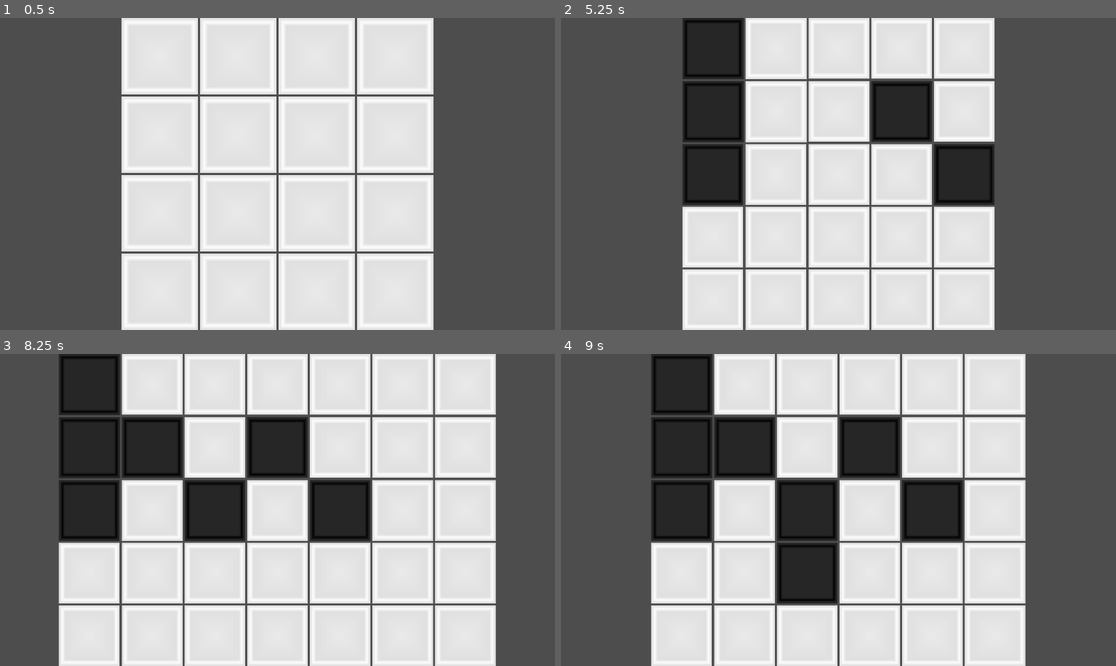
Above: before the commit, frames 1-4 (two rows, left to right).
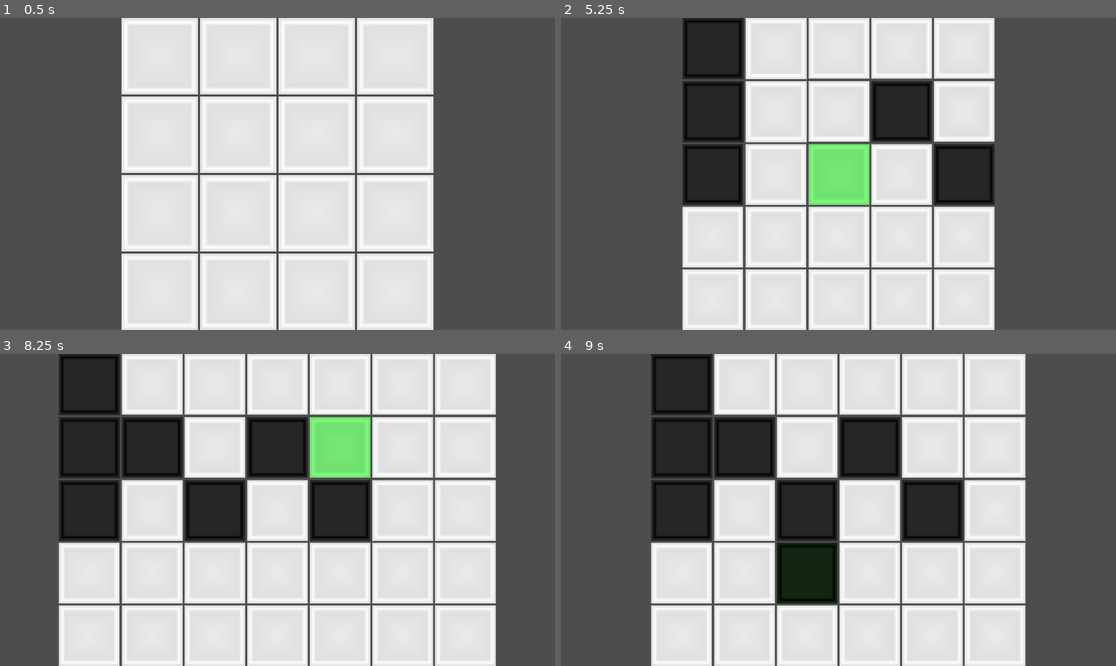
Above: after the commit, the same moments.

Repository: robotabc773/Brackeys2024.1
Game: Godot game, scene res://scenes/editor.tscn
The game is run twice, just before and just after one commit, with the same random seed, the same clock (stepped at 60 frames per second) and the same inputs.
Inputs (mouse positions are in pixels of both pictures, inside the frame that each line leads up to):
- Up to frame 1 (0.5 s): no input
- Up to frame 2 (5.25 s): tap Enter at 0.5, 2, 3.5 s; hold D 0.53-1.28 s; tap C every 0.75 s from 0.6 to 5.1 s; click (838, 174) at 0.67 s; tap Space at 1.25, 2.75, 4.25 s; move the mouse to (727, 189) at 1.27 s; hold S 1.28-2.03 s; click (727, 189) at 1.42 s; move the mouse to (894, 105) at 2.02 s; hold D 2.03-2.78 s; click (894, 105) at 2.17 s; move the mouse to (810, 236) at 2.77 s; hold W 2.78-3.53 s; click (810, 236) at 2.92 s; move the mouse to (1005, 220) at 3.52 s; hold A 3.53-5.03 s; click (1005, 220) at 3.67 s; move the mouse to (672, 127) at 4.27 s; click (672, 127) at 4.42 s; move the mouse to (866, 174) at 5.02 s; hold S from 5.03 s (still down); click (866, 174) at 5.17 s
- Up to frame 3 (8.25 s): move the mouse to (194, 432) at 5.77 s; release S at 5.78 s; hold D 5.78-6.53 s; tap C every 0.75 s from 5.85 to 8.1 s; click (194, 432) at 5.92 s; move the mouse to (399, 494) at 6.52 s; hold W 6.53-7.28 s; click (399, 494) at 6.67 s; move the mouse to (166, 525) at 7.27 s; hold D 7.28-8.03 s; click (166, 525) at 7.42 s; move the mouse to (333, 441) at 8.02 s; hold S from 8.03 s (still down); click (333, 441) at 8.17 s
- Up to frame 4 (9 s): move the mouse to (810, 572) at 8.77 s; release S at 8.78 s; hold A from 8.78 s (still down); tap C at 8.85 s; click (810, 572) at 8.92 s

Frame 1 is identical in both runs. In frame 2, 2.2% of the frame differs, in the area x 44-56%, y 40-60%; in frame 3, 2.1%; in frame 4, less than 0.1%.

Commit message:
tile highlighting

Diff:
--- a/objects/tile.tscn
+++ b/objects/tile.tscn
@@ -1,6 +1,6 @@
 [gd_scene load_steps=3 format=3 uid="uid://bawse0x2a8v0b"]
 
-[ext_resource type="Texture2D" uid="uid://6pbgru47ympg" path="res://sprites/tile_empty.tres" id="1_3daci"]
+[ext_resource type="Texture2D" uid="uid://yfy6otlugri0" path="res://sprites/tile_light.tres" id="1_f706d"]
 [ext_resource type="Script" path="res://scripts/tile.gd" id="2_1x3sg"]
 
 [node name="Tile" type="TextureRect"]
@@ -8,7 +8,7 @@
 offset_bottom = 64.0
 size_flags_horizontal = 3
 size_flags_vertical = 3
-texture = ExtResource("1_3daci")
+texture = ExtResource("1_f706d")
 expand_mode = 1
 stretch_mode = 5
 script = ExtResource("2_1x3sg")
--- a/scripts/grid.gd
+++ b/scripts/grid.gd
@@ -9,14 +9,19 @@
 
 # Internal array of _states, should not be accessed directly
 var _states : Array[Tile.State]
-
+# Internal array of highlights, should not be accessed directly
+var _highlights : Array[Tile.Highlight]
 
 # Constructor, initializes members
-func _init(r : int, c : int, s : Array[Tile.State]) -> void:
+func _init(r : int, c : int, s : Array[Tile.State], h : Array[Tile.Highlight] = []) -> void:
 	assert(r * c == s.size(), "Grid improperly initialized")
 	num_rows = r
 	num_cols = c
 	_states = s
+	_highlights = h
+	if not _highlights:
+		_highlights.resize(s.size())
+		_highlights.fill(Tile.Highlight.NONE)
 
 
 ## Turn an index in the _states array into a position on the grid
@@ -24,21 +29,29 @@
 	@warning_ignore("integer_division")
 	return Vector2i(i % num_cols, i / num_cols)
 
+## Turn a pos into a tile index, should rarely be used outside this class
+func pos_to_index(pos : Vector2i) -> int:
+	return pos.y * num_cols + pos.x
 
 ## Returns true iff the given position is inside the grid
 func valid_pos(pos : Vector2i) -> bool:
 	return pos.y >= 0 and pos.y <= num_rows - 1 and pos.x >= 0 and pos.x <= num_cols - 1
 
-
 ## Gets the state at a given position
 func get_state(pos : Vector2i) -> Tile.State:
-	return _states[pos.y * num_cols + pos.x]
-
+	return _states[pos_to_index(pos)]
 
 ## Sets the state at a given position
 func set_state(pos : Vector2i, state : Tile.State) -> void:
-	_states[pos.y * num_cols + pos.x] = state
+	_states[pos_to_index(pos)] = state
 
+## Gets the highlight at a given position
+func get_highlight(pos : Vector2i) -> Tile.Highlight:
+	return _highlights[pos_to_index(pos)]
+
+## Sets the highlight at a given position
+func set_highlight(pos : Vector2i, highlight : Tile.Highlight) -> void:
+	_highlights[pos_to_index(pos)] = highlight
 
 ## Returns a copy of the grid
 func copy() -> Grid:
--- a/scripts/logic_grid.gd
+++ b/scripts/logic_grid.gd
@@ -97,13 +97,14 @@
 	# Update tool preview
 	if _tool_in_progress:
 		var preview_grid := _tool_initial_grid.copy()
-		var result := current_tool.apply(preview_grid, _tool_path)
-		if result != Tool.Result.FAILURE:
+		var success := current_tool.apply(preview_grid, _tool_path, true)
+		if success:
 			_display_grid = preview_grid
 
 	# Actually display the states in _display_grid
 	for i in _tiles.size():
 		_tiles[i].state = _display_grid.get_state(_display_grid.index_to_pos(i))
+		_tiles[i].highlight = _display_grid.get_highlight(_display_grid.index_to_pos(i))
 
 
 # Resizes/creates the grid
@@ -157,8 +158,8 @@
 		return
 
 	var tool_final_grid := _tool_initial_grid.copy()
-	var result := current_tool.apply(tool_final_grid, _tool_path)
-	if result == Tool.Result.SUCCESS:
+	var success := current_tool.apply(tool_final_grid, _tool_path)
+	if success:
 		_display_grid = tool_final_grid
 		_undo_history.append(UndoState.new(_tool_initial_grid))
 	else:
--- a/scripts/tile.gd
+++ b/scripts/tile.gd
@@ -4,6 +4,9 @@
 
 ## Possible states for a tile
 enum State {LIGHT, DARK}
+
+## Possible highlight colors
+enum Highlight {NONE, RED, GREEN, BLUE}
 
 ## Inverts a given state
 static func invert(s : State) -> State:
@@ -13,13 +16,28 @@
 		return State.DARK
 
 
+## Get the canonical color for a given highlight
+static func highlight_to_color(h : Highlight) -> Color:
+	match h:
+		Highlight.NONE:
+			return Color(1, 1, 1, 1)
+		Highlight.RED:
+			return Color(1, 0.5, 0.5, 1)
+		Highlight.GREEN:
+			return Color(0.5, 1, 0.5, 1)
+		Highlight.BLUE:
+			return Color(0.5, 0.5, 1, 1)
+		_:
+			assert(false, "Unimplemented highlight")
+			return Color(1, 1, 1, 1)
+
 #const empty_tex = preload("res://Sprites/tile_empty.tres")
 const dark_tex : Texture = preload("res://sprites/tile_dark.tres")
 const light_tex : Texture = preload("res://sprites/tile_light.tres")
 
 
 ## The current state of the tile, setting also changes the texture
-var state : State:
+var state : State = State.LIGHT:
 	set(value):
 		match value:
 			State.LIGHT:
@@ -27,3 +45,9 @@
 			State.DARK:
 				texture = dark_tex
 		state = value
+
+## The current highlight color of the tile
+var highlight : Highlight = Highlight.NONE:
+	set(value):
+		highlight = value
+		modulate = highlight_to_color(highlight)
--- a/scripts/tools/tool.gd
+++ b/scripts/tools/tool.gd
@@ -2,15 +2,6 @@
 extends Resource
 ## Base class for a tool, shouldn't be used directly
 
-## Possible results of tool application
-enum Result {
-	## Entirely invalid, should not modify the grid
-	FAILURE,
-	## Invalid use, but still useful to show, may modify the grid
-	PREVIEW_ONLY,
-	## Valid use, may modify the grid
-	SUCCESS,
-}
 
 ## Should return true iff the given position is valid to start the tool at
 func valid_start_pos(_grid : Grid, _pos : Vector2i) -> bool:
@@ -18,7 +9,10 @@
 	return false
 
 
-## Apply the tool to the grid, returning the relevant [enum Tools.Result]
-func apply(_grid : Grid, _path : Array[Vector2i]) -> Result:
+## Apply the tool to the grid, returning if the use was valid
+## If returning false should not modify grid
+## When preview is true, should make illegal modifications for UI purposes
+## Can also highlight tiles to display information
+func apply(_grid : Grid, _path : Array[Vector2i], preview := false) -> bool:
 	assert(false, "Unimplemented")
-	return Result.FAILURE
+	return false
--- a/scripts/tools/tool_a.gd
+++ b/scripts/tools/tool_a.gd
@@ -12,11 +12,10 @@
 ## Returns PREVIEW_ONLY if one of the corners isn't light
 ## or the start and end row or column are the same
 ## Returns SUCCESS otherwise
-func apply(grid : Grid, path : Array[Vector2i]) -> Result:
+func apply(grid : Grid, path : Array[Vector2i], preview := false) -> bool:
 	var start_pos := path[0]
 	var end_pos := path[-1]
-	var result := Result.SUCCESS
-	if (
+	if not preview and (
 			# Check if any corners are dark
 			# (don't need to check start_pos because valid_start_pos handles that)
 			grid.get_state(end_pos) == Tile.State.DARK
@@ -25,7 +24,7 @@
 			# Check that start and end row and column are different
 			or start_pos.x == end_pos.x or start_pos.y == end_pos.y
 	):
-		result = Result.PREVIEW_ONLY
+		return false
 
 	var low_x := mini(start_pos.x, end_pos.x)
 	var high_x := maxi(start_pos.x, end_pos.x)
@@ -39,4 +38,4 @@
 		grid.set_state(Vector2i(start_pos.x, y), Tile.State.DARK)
 		grid.set_state(Vector2i(end_pos.x, y), Tile.State.DARK)
 
-	return result
+	return true
--- a/scripts/tools/tool_b.gd
+++ b/scripts/tools/tool_b.gd
@@ -6,12 +6,16 @@
 
 
 ## Apply the tool to the grid, returning the relevant [enum Tools.Result]
-func apply(grid : Grid, path : Array[Vector2i]) -> Result:
-	var result := Result.SUCCESS
-	if path.size() < 4:
-		result = Result.PREVIEW_ONLY
+func apply(grid : Grid, path : Array[Vector2i], preview := false) -> bool:
+	if not preview and path.size() < 4:
+		return false
 
 	for pos : Vector2i in path.slice(0, 4):
 		grid.set_state(pos, Tile.invert(grid.get_state(pos)))
+		if preview:
+			if path.size() < 4:
+				grid.set_highlight(pos, Tile.Highlight.RED)
+			else:
+				grid.set_highlight(pos, Tile.Highlight.GREEN)
 
-	return result
+	return true
--- a/scripts/tools/tool_editor.gd
+++ b/scripts/tools/tool_editor.gd
@@ -6,7 +6,9 @@
 
 
 ## Apply the tool to the grid, returning the relevant [enum Tools.Result]
-func apply(grid : Grid, path : Array[Vector2i]) -> Result:
+func apply(grid : Grid, path : Array[Vector2i], preview := false) -> bool:
 	for pos : Vector2i in path:
 		grid.set_state(pos, Tile.invert(grid.get_state(pos)))
-	return Result.SUCCESS
+		if preview:
+			grid.set_highlight(pos, Tile.Highlight.GREEN)
+	return true
--- a/scripts/tools/tool_test.gd
+++ b/scripts/tools/tool_test.gd
@@ -5,8 +5,13 @@
 	return true
 
 
-## Apply the tool to the grid, returning the relevant [enum Tools.Result]
-func apply(grid : Grid, path : Array[Vector2i]) -> Result:
+## Apply the tool to the grid, returning if the use was valid
+## If returning false should not modify grid
+## When preview is true, should make illegal modifications for UI purposes
+## Can also highlight tiles to display information
+func apply(grid : Grid, path : Array[Vector2i], preview := false) -> bool:
 	for pos : Vector2i in path:
 		grid.set_state(pos, Tile.State.DARK)
-	return Result.SUCCESS
+		if preview:
+			grid.set_highlight(pos, Tile.Highlight.BLUE)
+	return true
